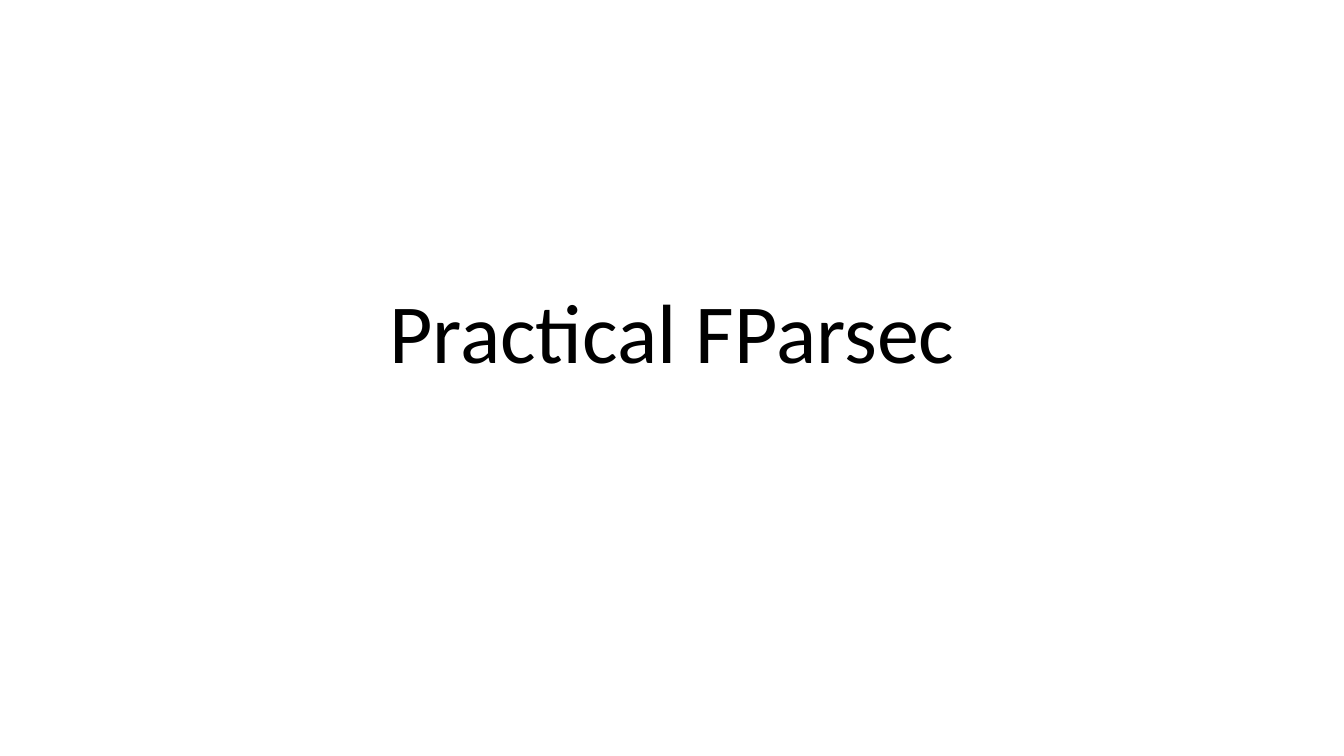
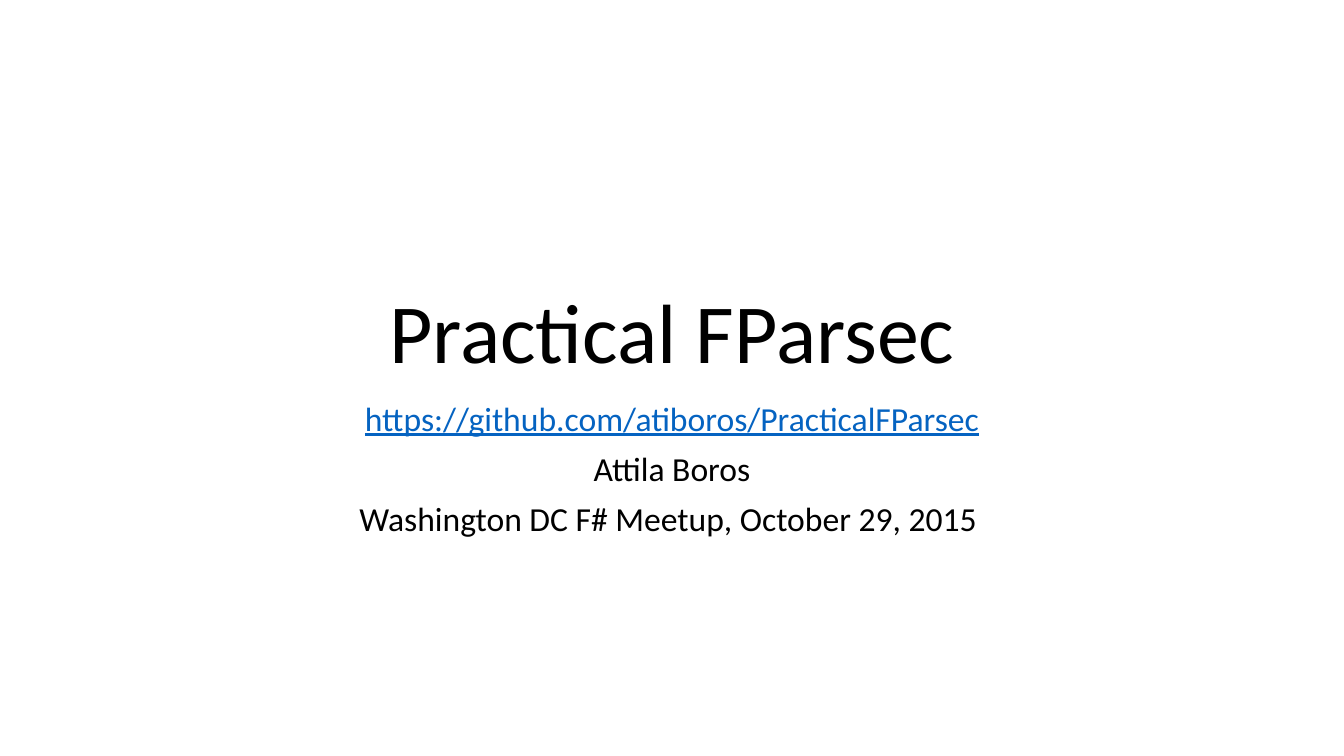
Before and after one commit to atiboros/PracticalFParsec, a slide deck: slide 1 of Slides/Practical FParsec V2.pptx. Drawn at 1344x756 pixels with LibreOffice and Linux fonts; fonts in the diff are those of the drawing. Boxes give left, top, right and bottom in pixels: in the first picture for what was removed or moved away, otherwise in the second. Text is boxed around its words. In the diff, an @@ line names an element or a change of style, - is before the commit and + after.

```diff
--- a/Slides/Practical FParsec V2.pptx
+++ b/Slides/Practical FParsec V2.pptx
@@ subtitle added at bbox=[359, 407, 979, 537], 24 pt, text #000000 @@
+https://github.com/atiboros/PracticalFParsec
+Attila Boros
+Washington DC F# Meetup, October 29, 2015
```
Also in this commit, not shown: 8 other slides changed, 8 slides added, 5 slides removed, 1 other file.
